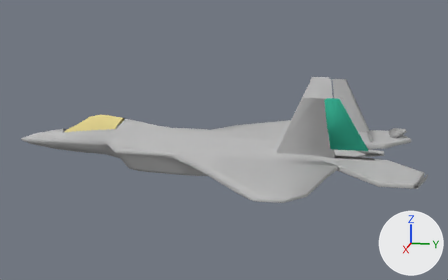
Two versions of the Blender file gSources/F_22_Raptor.blend, one commit apart.
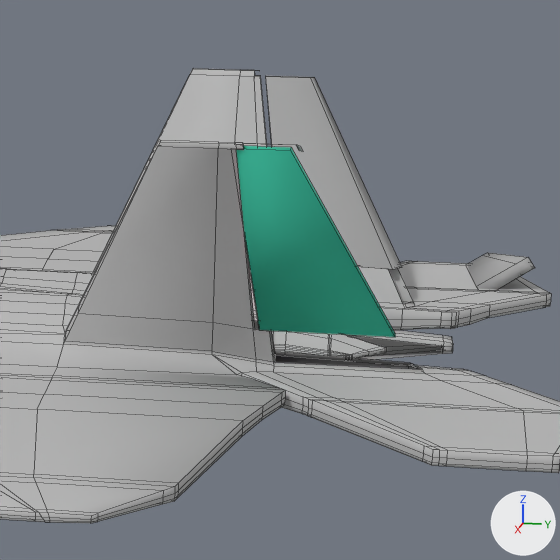
Each version appears first whole from a 50 mm camera at (13.53, 3.12, 2.68) aimed at (0.01, 0.41, -0.7), and next in a close-up on the part from 58% to 92% of the width and 21% to 76% of the height. Every picture has the same lights, and +X, +Y and +Z are marked at lower right. The close-ups show mesh edges as thin lines.

The scene before the commit, as lines of its bpy script (objects in view):
```python
me_plane = bpy.data.meshes.new('Plane')
me_plane.from_pydata(...)  # 2845 vertices, 2740 faces, 3 loose edges; spans x -3.35..3.35, y -4.67..4.67, z -0.97..0.97
me_plane.polygons.foreach_set('use_smooth', [True] * 2740)
me_plane.materials.append(mat_material_003)
me_plane_002 = bpy.data.meshes.new('Plane.002')
me_plane_002.from_pydata(...)  # 8 vertices, 6 faces; spans x -0.247..0.3, y -0.044..0.884, z -0.602..0.545
me_plane_002.polygons.foreach_set('use_smooth', [True] * 6)
me_plane_002.materials.append(mat_aileronsmaterial)
me_plane_003 = bpy.data.meshes.new('Plane.003')
me_plane_003.from_pydata(...)  # 8 vertices, 3 faces; spans x -0.322..0.295, y -0.047..0.882, z -0.615..0.521
me_plane_003.polygons.foreach_set('use_smooth', [True] * 3)
me_plane_003.materials.append(mat_aileroncolor)  # grey #adadad
ob_f22 = bpy.data.objects.new('f22', me_plane)
ob_f22.location = (0.0, 0.0, -0.367)
ob_leftdirectional = bpy.data.objects.new('leftDirectional', me_plane_002)
ob_leftdirectional.parent = ob_f22
ob_leftdirectional.matrix_parent_inverse = Matrix(((1.0, 0.0, 0.0, 0.0), (0.0, 1.0, 0.0, 0.0), (0.0, 0.0, 1.0, 0.367), (0.0, 0.0, 0.0, 1.0)))
ob_leftdirectional.location = (1.13, 2.712, 0.0426)
ob_leftdirectional.rotation_euler = (0.0, 0.0, -0.017)  # degrees (0, 0, -1)
ob_rightdirectional = bpy.data.objects.new('rightDirectional', me_plane_003)
ob_rightdirectional.parent = ob_f22
ob_rightdirectional.matrix_parent_inverse = Matrix(((1.0, 0.0, 0.0, 0.0), (0.0, 1.0, 0.0, 0.0), (0.0, 0.0, 1.0, 0.367), (0.0, 0.0, 0.0, 1.0)))
ob_rightdirectional.location = (-1.118, 2.807, 0.048)
ob_rightdirectional.rotation_euler = (0.0, 0.0, -0.00922)  # degrees (0, 0, -0.5)
# also in view: 'rightElevator' at (-1.81, 4.36, -0.74)
```
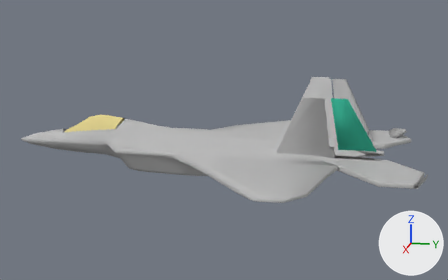
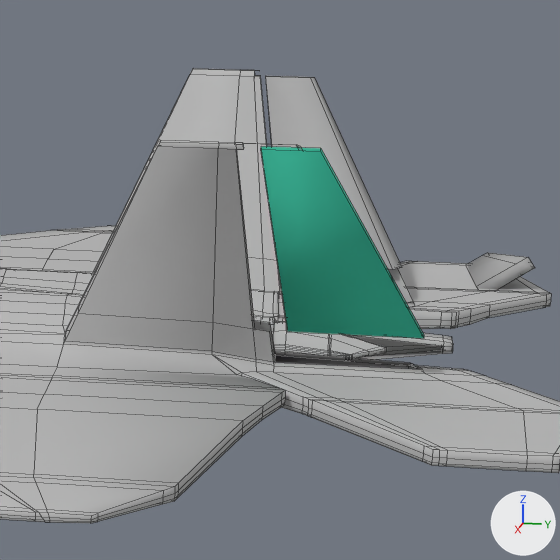
Boxes (x1, y1, x2, y2) around the edits, measured in the close-ups (560 x 560 px):
'leftDirectional', moved
    before: (236, 146, 395, 337)
    after: (261, 146, 424, 338)

The change, as a list of edits to the scene's bpy script:
```text
Change ob_leftdirectional:
    ob_leftdirectional.location: (1.13, 2.712, 0.0426) -> (1.13, 2.869, 0.0426)
```
